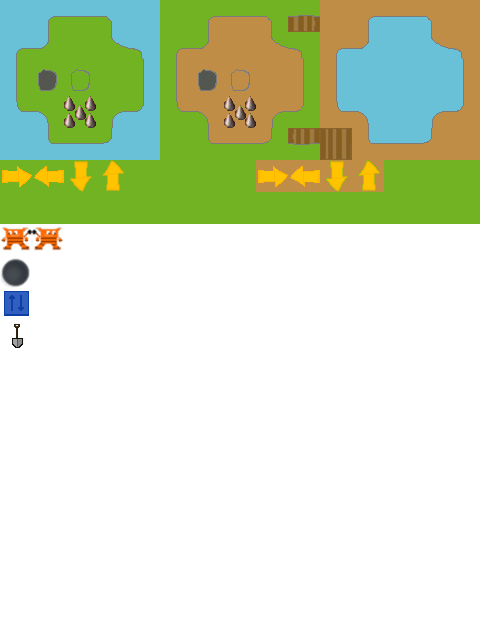
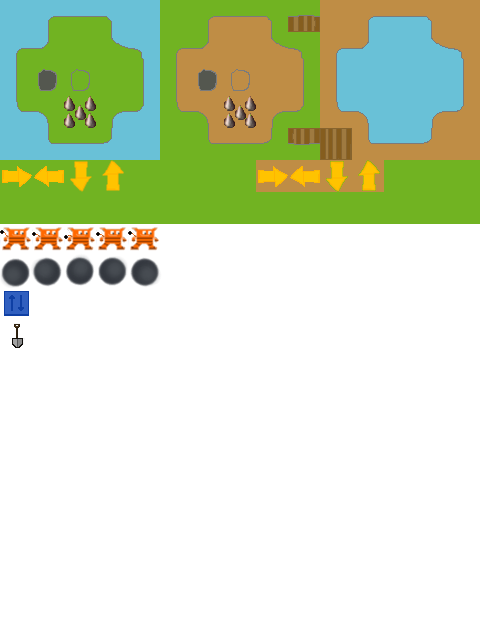
Revision of a layered 480 × 640 image; what changed, layer by layer:
painted on "bfs-tileset.png" over bbox(0, 227, 161, 287)
